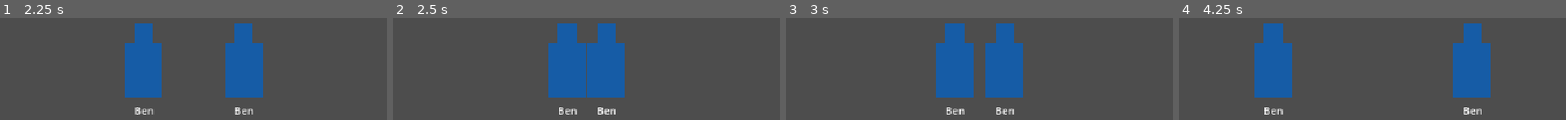
Above: before the commit, frames 1-4 (left to right).
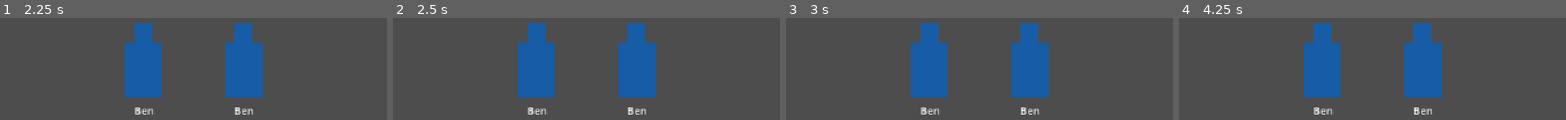
Above: after the commit, the same moments.

Repository: NeekNegoer/olam-taiyaki
Game: Godot game, scene res://scenes/combat/fighter_test.tscn
Same seed, same stepped clock (60 frames per second), same inputs: the game is played once before the commit and once after it. This scene is started directly instead of the project's main scene.
Inputs (mouse positions are in pixels of both pictures, inside the frame that each line leads up to):
- Up to frame 1 (2.25 s): tap Enter at 0.5, 2 s; move the mouse to (336, 31) at 0.52 s; hold Right 0.53-1.25 s; tap 1 at 0.6 s; click (336, 31) at 0.67 s; tap Space at 1.25 s; drag from (34, 71) to (outside the picture) at 1.27 s; move the mouse to (outside the picture) at 2.02 s; hold Right from 2.03 s (still down); tap Alt at 2.1 s
- Up to frame 2 (2.5 s): keep holding Right; tap 1 at 2.3 s
- Up to frame 3 (3 s): release Right at 2.75 s; drag from (outside the picture) to (outside the picture) at 2.77 s
- Up to frame 4 (4.25 s): tap Space at 3.5 s; move the mouse to (outside the picture) at 3.52 s; hold Left from 3.53 s (still down); tap Ctrl at 3.6 s; tap 1 at 3.8 s

Frame 1 is identical in both runs. In frame 2, 22% of the frame differs, in the area x 32-68%, y 5-95%; in frame 3, 19%; in frame 4, 25%, in the area x 19-81%, y 5-95%.

Commit message:
feat: palco do confronto

Diff:
--- a/src/presentation/fighter.gd
+++ b/src/presentation/fighter.gd
@@ -2,6 +2,7 @@
 extends Node2D
 
 @export var facing: int = 1
+const SPARK_SCENE := preload("res://scenes/combat/spark_view.tscn")
 
 @onready var body: Polygon2D = $Body
 @onready var name_label: Label = $NameLabel
@@ -17,7 +18,7 @@
 
 func lunge(distance: float = 120.0, duration: float = 0.25) -> void:
 	var tween := create_tween()
-	var target_pos := global_position + Vector2(distance * facing, 0)
+	var target_pos := home + Vector2(distance * facing, 0)
 	tween.tween_property(self, "global_position", target_pos, duration).set_trans(Tween.TRANS_QUAD).set_ease(Tween.EASE_OUT)
 	await tween.finished
 
@@ -41,3 +42,15 @@
 	var tween := create_tween()
 	modulate = Color(3, 3, 3)
 	tween.tween_property(self, "modulate", Color.WHITE, 0.1)
+
+func show_sparks(count: int) -> void:
+	for filho in spark_row.get_children():
+		spark_row.remove_child(filho)
+		filho.queue_free()
+	for i in count:
+		var s := SPARK_SCENE.instantiate()
+		spark_row.add_child(s)
+		s.position.x = i * 28 - (count -1) * 28 / 2.0
+
+func spark(slot: int) -> SparkView:
+	return spark_row.get_child(slot)
